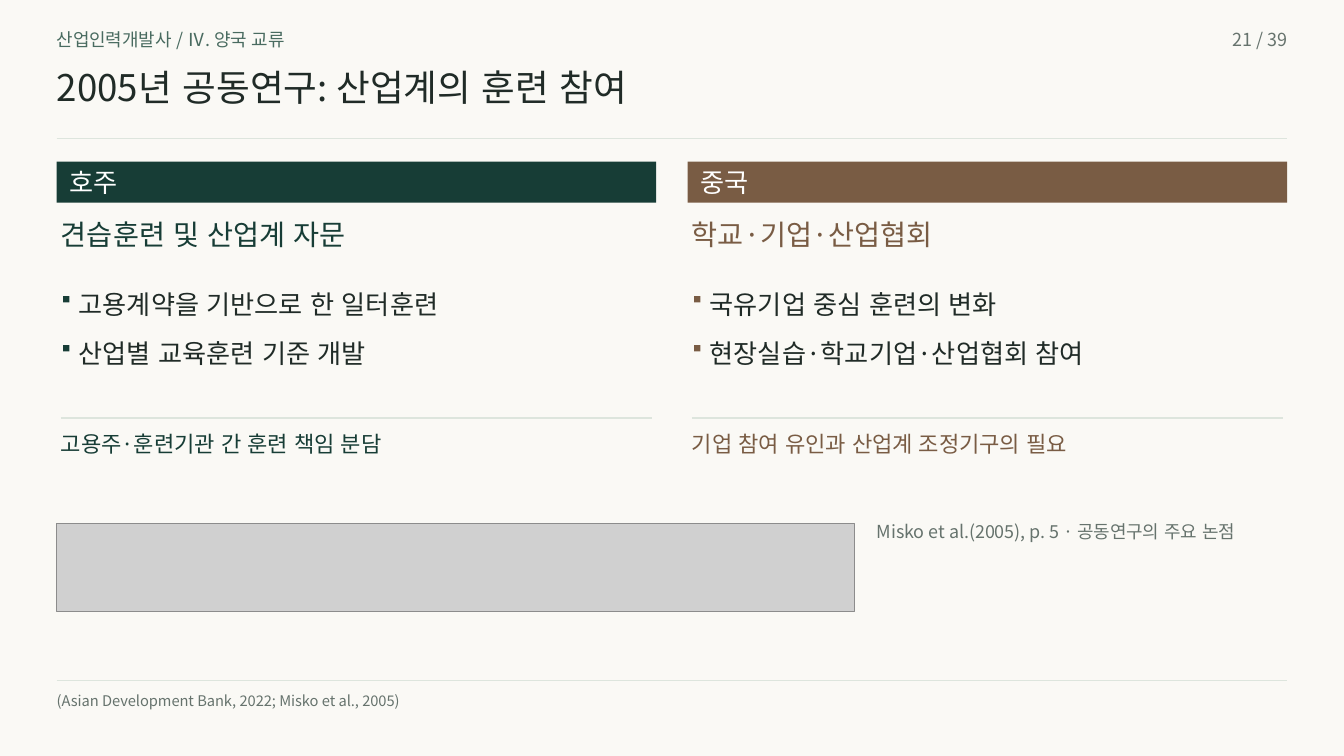
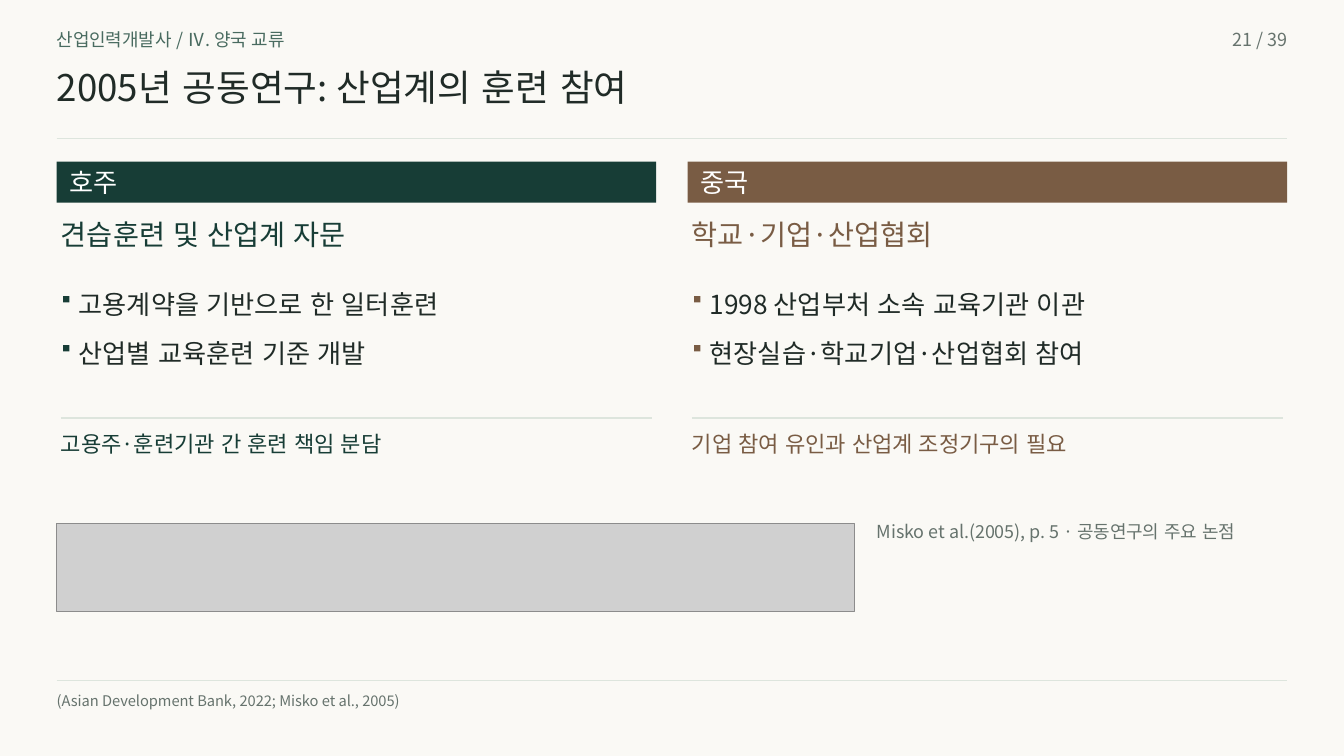
Before and after one commit to 01Chungee10/vet-history-rehearsal, a slide deck: slide 21 of au-cn-2026/presentation.pptx. Drawn at 1344x756 pixels with LibreOffice and Linux fonts; fonts in the diff are those of the drawing; grey boxes stand for pictures. Boxes give left, top, right and bottom in pixels: in the first picture for what was removed or moved away, otherwise in the second. Text is boxed around its words. In the diff, an @@ line names an element or a change of style, - is before the commit and + after.

```diff
--- a/au-cn-2026/presentation.pptx
+++ b/au-cn-2026/presentation.pptx
@@ text at <box>710,292,1085,316</box>: text changed @@
-국유기업 중심 훈련의 변화
+1998 산업부처 소속 교육기관 이관
```
Also in this commit, not shown: 8 other slides changed, 19 other files.
